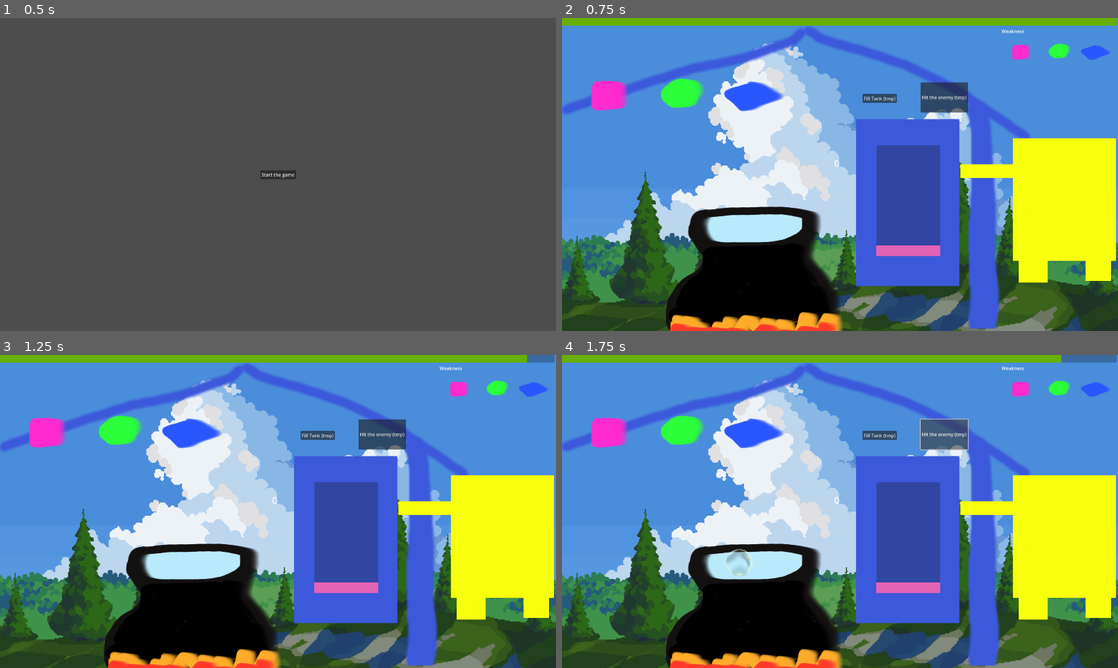
Above: before the commit, frames 1-4 (two rows, left to right).
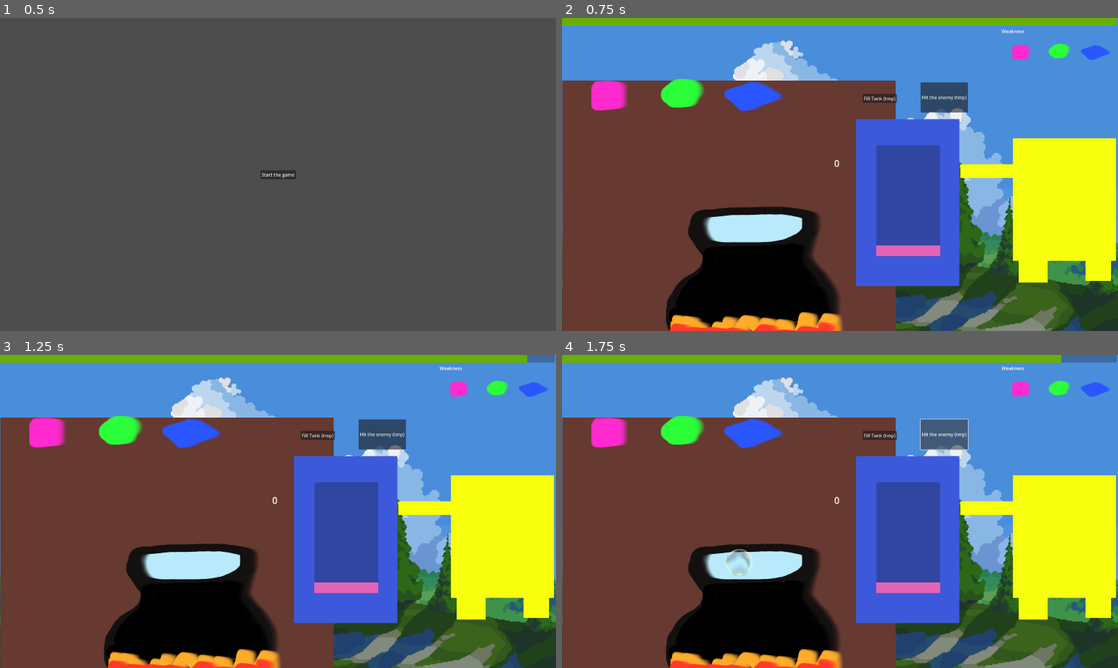
Above: after the commit, the same moments.

Repository: jackfruitgames/ahirutochi
Game: Godot game, scene res://scenes/MainMenu/main_menu.tscn
Two runs of this game, one before a commit and one after it. Both use one fixed random seed, a clock stepped at 60 frames per second and the inputs below.
Inputs:
- Up to frame 1 (0.5 s): no input
- Up to frame 2 (0.75 s): click "Start the game" at 0.5 s
- Up to frame 3 (1.25 s): no input
- Up to frame 4 (1.75 s): click "Hit the enemy (tmp)" at 1.25 s

Frame 1 is identical in both runs. In frame 2, 38% of the frame differs, in the area x 0-85%, y 2-100%; in frame 3, 38%; in frame 4, 38%.

Commit message:
Add house placeholder to scene

Diff:
--- a/scenes/House/house.tscn
+++ b/scenes/House/house.tscn
@@ -1,7 +1,7 @@
 [gd_scene load_steps=4 format=3 uid="uid://qxnc0cgdqv36"]
 
 [ext_resource type="Script" path="res://scenes/House/house.gd" id="1_ijl3m"]
-[ext_resource type="Texture2D" uid="uid://c6acfw6mmu3m3" path="res://assets/img/scribbles/house.png" id="1_ueutg"]
+[ext_resource type="Texture2D" uid="uid://bhjp461s1gkja" path="res://assets/house/house.png" id="2_r7k0s"]
 
 [sub_resource type="StyleBoxFlat" id="StyleBoxFlat_mwnv3"]
 bg_color = Color(0.405587, 0.690943, 5.77569e-07, 1)
@@ -10,8 +10,8 @@
 script = ExtResource("1_ijl3m")
 
 [node name="Sprite2D" type="Sprite2D" parent="."]
-position = Vector2(937, 532)
-texture = ExtResource("1_ueutg")
+position = Vector2(577, 648)
+texture = ExtResource("2_r7k0s")
 
 [node name="HealthBar" type="ProgressBar" parent="."]
 anchors_preset = 5
Not shown, added: assets/house/house.png.import
